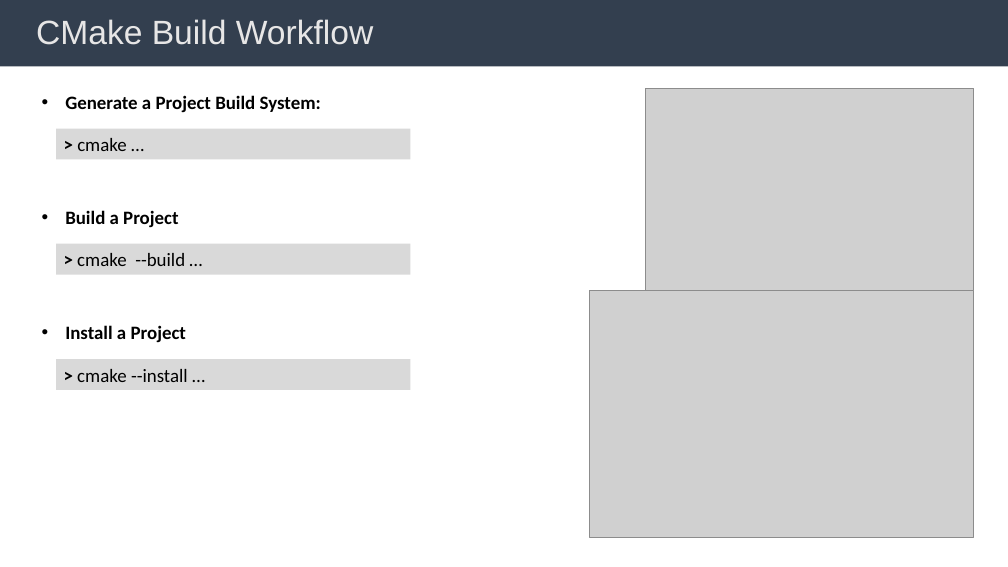
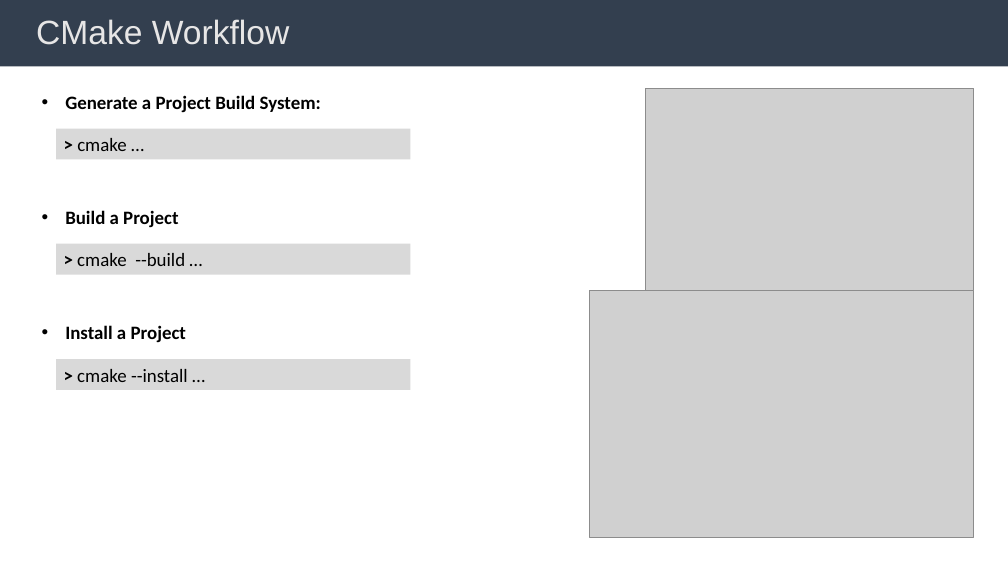
Before and after one commit to BingHanLin/Learn_Modern_CMake, a slide deck: slide 5 of cmake notes.pptx. Drawn at 1008x567 pixels with LibreOffice and Linux fonts; fonts in the diff are those of the drawing; grey boxes stand for pictures; background and template pictures are left out. Boxes give left, top, right and bottom in pixels: in the first picture for what was removed or moved away, otherwise in the second. Text is boxed around its words. In the diff, an @@ line names an element or a change of style, - is before the commit and + after.

```diff
--- a/cmake notes.pptx
+++ b/cmake notes.pptx
@@ title at bbox=[36, 19, 290, 45]: text changed @@
-CMake Build Workflow
+CMake Workflow
```
Also in this commit, not shown: 4 other slides changed, 2 slides added, 1 slide removed, 3 other files.
